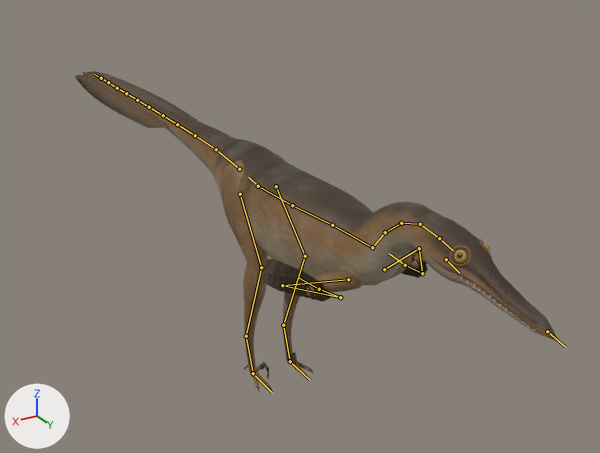
A saved change to the glTF model assets/models/dinos/velociraptor.gltf.
Before and after are seen from a 50 mm camera at (0.8, 1.52, 1.08) aimed at (-0.17, -0.1, 0.27). The lights are fixed; the arrows at lower left show +X, +Y and +Z. The first picture is the older version. The bones that change, and the others that lie on the model, are drawn over the model as lines.

Names of what the first picture shows: 'velociraptor_body', 'velociraptor_body_eye'.
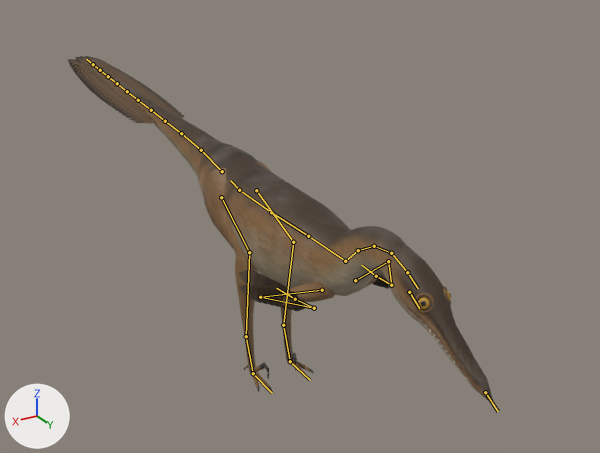
The newer file adds an action. The first version stands in its rest pose; the second is drawn at frame 9 of the action 'batter'.

The change in detail:
Bone 'Hips' (bone_hips) moves from (0.0, 0.0, 0.0) to (0.0, 0.086, -0.052).
Bone 'Hips' (bone_hips) turns from (0, 0, 0) to (4, 1, 0) degrees about its own x, y and z.
Bone 'Neck1' (bone_neck1) turns from (0, 0, 0) to (-2, 0, 0) degrees about its own x, y and z.
Bone 'Neck2' (bone_neck2) turns from (0, 0, 0) to (-2, 0, 0) degrees about its own x, y and z.
Bone 'Neck3' (bone_neck3) turns from (0, 0, 0) to (-2, 0, 0) degrees about its own x, y and z.
Bone 'Neck4' (bone_neck4) turns from (0, 0, 0) to (-2, 0, 0) degrees about its own x, y and z.
Bone 'Head' (bone_head) turns from (0, 0, 0) to (-5, 0, 0) degrees about its own x, y and z.
Bone 'Forearm.L' (bone_forearm_l) turns from (0, 0, 0) to (0, 0, -1) degrees about its own x, y and z.
Bone 'Hand.L' (bone_hand_l) turns from (0, 0, 0) to (0, 0, -2) degrees about its own x, y and z.
Bone 'Forearm.R' (bone_forearm_r) turns from (0, 0, 0) to (0, 0, 2) degrees about its own x, y and z.
Bone 'Hand.R' (bone_hand_r) turns from (0, 0, 0) to (0, 0, -1) degrees about its own x, y and z.
Bone 'Thigh.L' (bone_thigh_l) turns from (0, 0, 0) to (27, 0, 2) degrees about its own x, y and z.
Bone 'Shin.L' (bone_shin_l) turns from (0, 0, 0) to (-10, 0, -1) degrees about its own x, y and z.
Bone 'Foot.L' (bone_foot_l) turns from (0, 0, 0) to (-12, 0, 0) degrees about its own x, y and z.
Bone 'Thigh.R' (bone_thigh_r) turns from (0, 0, 0) to (26, 0, -2) degrees about its own x, y and z.
Bone 'Shin.R' (bone_shin_r) turns from (0, 0, 0) to (-10, 0, 2) degrees about its own x, y and z.
Bone 'Foot.R' (bone_foot_r) turns from (0, 0, 0) to (-12, 0, -1) degrees about its own x, y and z.

What differs and where, as boxes (x1, y1, x2, y2) in the pictures (600 x 453 px):
'velociraptor_body', posed (12% narrower, 9% taller)
    before: (75, 71, 559, 391)
    after: (68, 56, 494, 405)
'velociraptor_body_eye', posed (10% narrower)
    before: (453, 243, 491, 264)
    after: (417, 290, 451, 310)
bone 'Hips', root to tip
    before: (258, 186) to (248, 177)
    after: (239, 190) to (230, 180)
bone 'Neck1', root to tip
    before: (372, 247) to (385, 232)
    after: (345, 261) to (358, 250)
bone 'Neck2', root to tip
    before: (385, 232) to (401, 223)
    after: (358, 250) to (374, 246)
bone 'Neck3', root to tip
    before: (401, 223) to (420, 224)
    after: (374, 246) to (391, 253)
bone 'Neck4', root to tip
    before: (420, 224) to (439, 238)
    after: (391, 253) to (407, 272)
bone 'Head', root to tip
    before: (439, 238) to (453, 250)
    after: (407, 272) to (418, 288)
bone 'Forearm.L', root to tip
    before: (419, 248) to (422, 273)
    after: (388, 261) to (391, 285)
bone 'Hand.L', root to tip
    before: (422, 273) to (405, 265)
    after: (391, 285) to (376, 276)
bone 'Forearm.R', root to tip
    before: (282, 285) to (340, 297)
    after: (260, 297) to (314, 308)
bone 'Hand.R', root to tip
    before: (340, 297) to (319, 289)
    after: (314, 308) to (295, 299)
bone 'Thigh.L', root to tip
    before: (276, 186) to (305, 256)
    after: (256, 190) to (293, 242)
bone 'Shin.L', root to tip
    before: (305, 256) to (283, 325)
    after: (293, 242) to (283, 325)
bone 'Thigh.R', root to tip
    before: (240, 194) to (261, 267)
    after: (221, 197) to (249, 252)
bone 'Shin.R', root to tip
    before: (261, 267) to (246, 336)
    after: (249, 252) to (246, 336)
